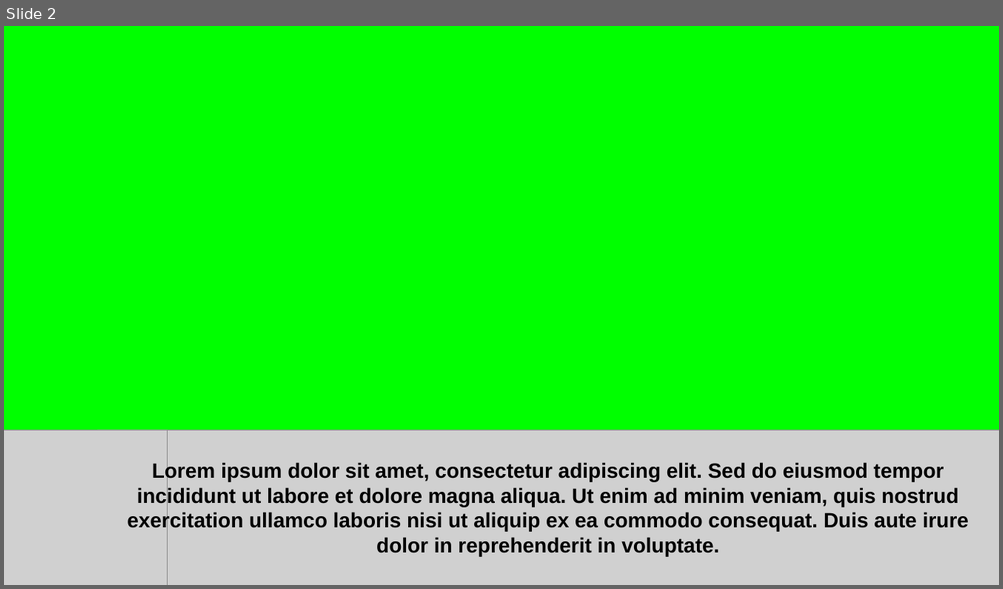
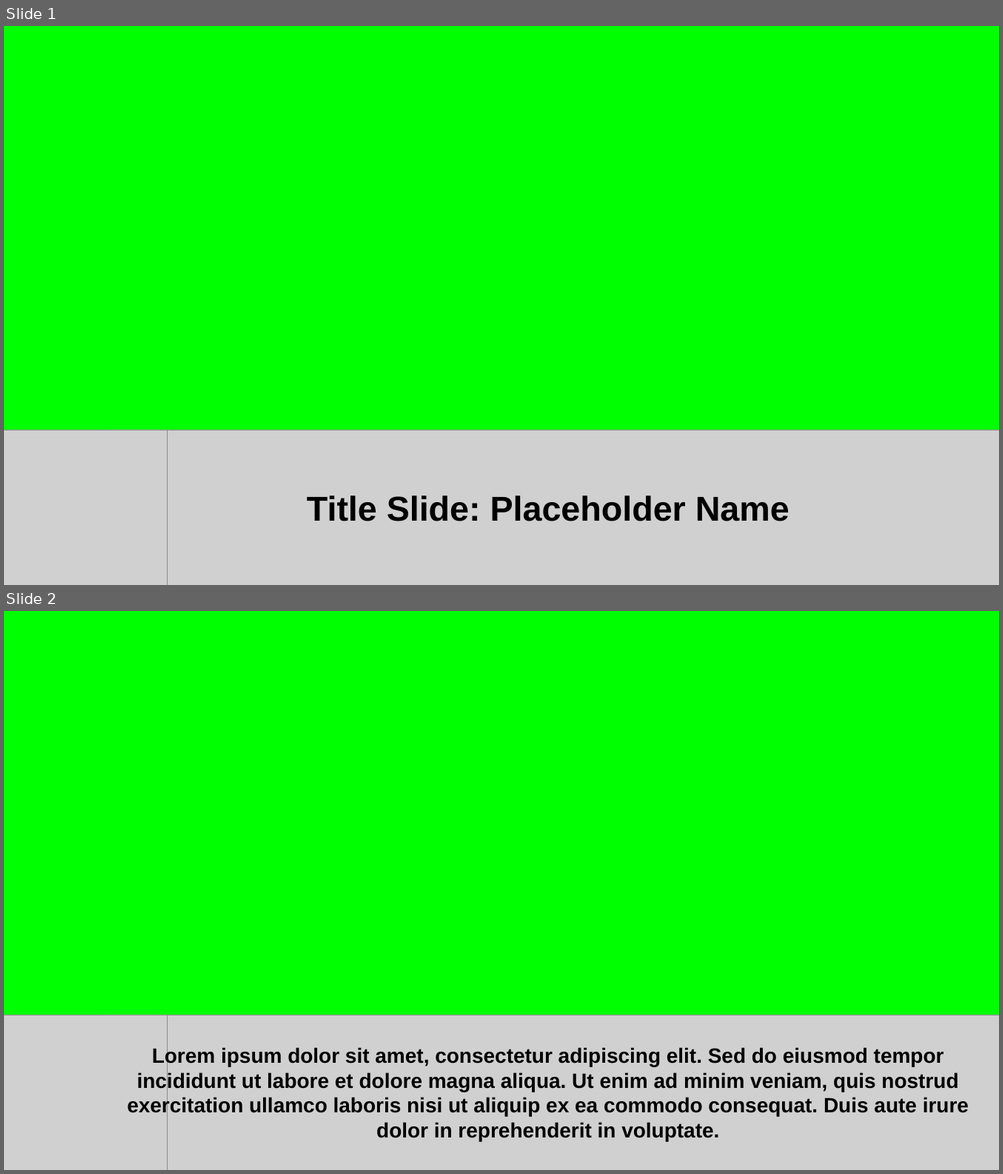
Before and after one commit to AustinoBlack/FUMC_ECOG, a slide deck: src/testing/create_slides/test.pptx. Shown one above the other, each under a label of ours: slide 2 before the commit, slides 1 and 2 after it. The pictures are 1003x589 and 1003x1174 pixels, drawn with LibreOffice and Linux fonts; fonts in the diff are those of the drawing; grey boxes stand for pictures. Boxes give left, top, right and bottom in pixels: in the first picture for what was removed or moved away, otherwise in the second. Text is boxed around its words. In the diff, an @@ line names an element or a change of style, - is before the commit and + after.

Commit message:
added title slide layout + functionization (not final)

```diff
--- a/src/testing/create_slides/test.pptx
+++ b/src/testing/create_slides/test.pptx
@@ slide 1 added at (4, 26, 999, 585), background #00FF00 @@
@@ picture added at (4, 430, 167, 585) @@
@@ picture added at (97, 430, 999, 585) @@
@@ text added at (307, 496, 789, 522), 40 pt, text #000000, bold @@
+Title Slide: Placeholder Name
```
Also in this commit, not shown: 3 slides removed, 1 other file.
